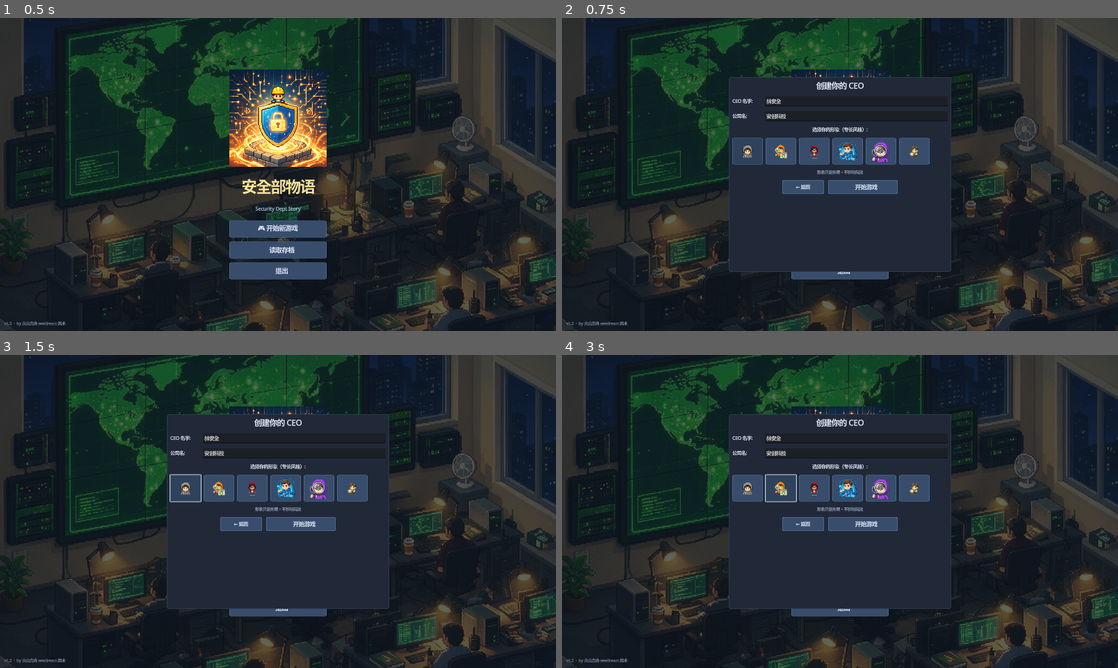
Above: before the commit, frames 1-4 (two rows, left to right).
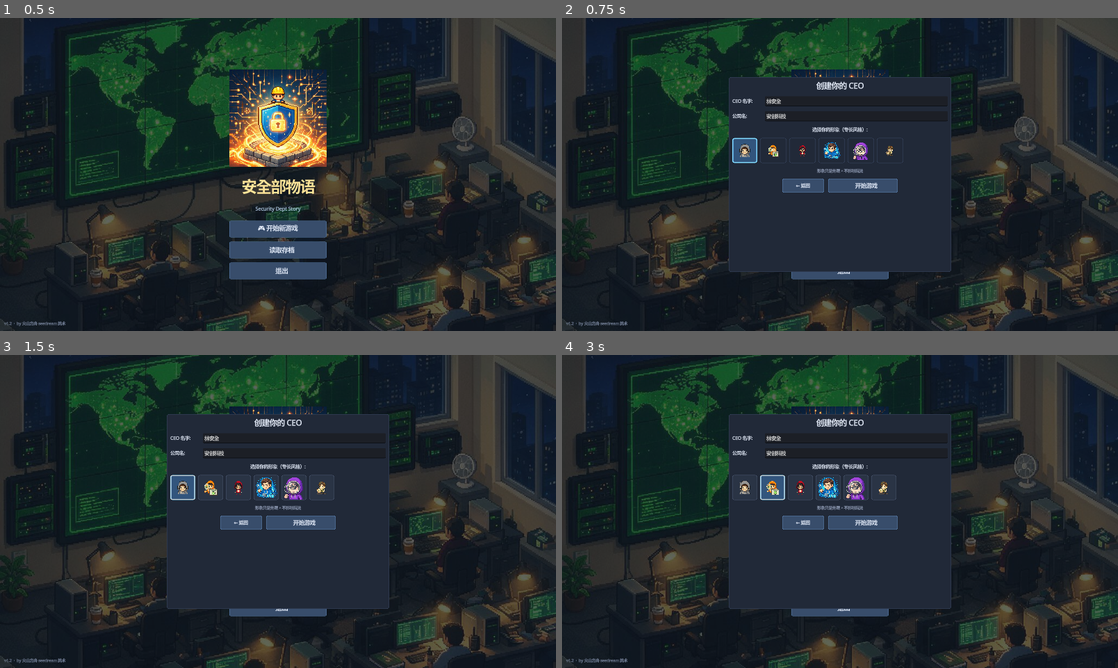
Above: after the commit, the same moments.

Repository: ShokouP/Game-network-safety-monogatari
Game: Godot game, scene res://scenes/main_menu.tscn
Two runs of this game, one before a commit and one after it. Both use one fixed random seed, a clock stepped at 60 frames per second and the inputs below.
Inputs (mouse positions are in pixels of both pictures, inside the frame that each line leads up to):
- Up to frame 1 (0.5 s): no input
- Up to frame 2 (0.75 s): click "🎮 开始新游戏" at 0.5 s
- Up to frame 3 (1.5 s): click (183, 489) at 1.27 s
- Up to frame 4 (3 s): click (745, 486) at 2.02 s; click (778, 489) at 2.77 s

Frame 1 is identical in both runs. In frame 2, 3.3% of the frame differs, in the area x 30-67%, y 38-57%; in frame 3, 3.3%; in frame 4, 3.2%.

Commit message:
fix: CEO 形象选择改为 TextureRect + 透明 Button
原 Button.icon 在 72x72 按钮里显示太小看不清。
改为 PanelContainer 容器：TextureRect 显示头像 + 全尺寸透明 Button 处理点击，
选中项加蓝色高亮边框。

Diff:
--- a/scripts/main_menu.gd
+++ b/scripts/main_menu.gd
@@ -46,23 +46,49 @@
 		c.queue_free()
 	for i in range(AVATAR_KEYS.size()):
 		var key: String = AVATAR_KEYS[i]
-		var btn := Button.new()
-		btn.custom_minimum_size = Vector2(72, 72)
+		# 容器：TextureRect 显示头像，Button 透明覆盖处理点击
+		var container := PanelContainer.new()
+		container.custom_minimum_size = Vector2(72, 72)
+		var tex := TextureRect.new()
+		tex.expand_mode = TextureRect.EXPAND_FIT_WIDTH_PROPORTIONAL
+		tex.stretch_mode = TextureRect.STRETCH_KEEP_ASPECT_CENTERED
+		tex.texture_filter = CanvasItem.TEXTURE_FILTER_NEAREST
 		var tex_path := "res://assets/sprites/employees/%s_64_transparent.png" % key
 		if ResourceLoader.exists(tex_path):
-			btn.icon = load(tex_path)
+			tex.texture = load(tex_path)
+		container.add_child(tex)
+		var btn := Button.new()
+		btn.flat = true
+		btn.set_anchors_and_offsets_preset(Control.PRESET_FULL_RECT)
 		btn.toggle_mode = true
-		btn.pressed.connect(_on_avatar_selected.bind(i, btn))
-		avatar_grid.add_child(btn)
+		btn.pressed.connect(_on_avatar_selected.bind(i, container))
+		container.add_child(btn)
+		container.set_meta("avatar_id", i)
+		avatar_grid.add_child(container)
 		if i == 0:
 			btn.button_pressed = true
+			_highlight_avatar(container, true)
 
-func _on_avatar_selected(id: int, btn: Button) -> void:
+func _highlight_avatar(container: PanelContainer, selected: bool) -> void:
+	var style := StyleBoxFlat.new()
+	if selected:
+		style.bg_color = Color(0.3, 0.6, 0.9, 0.4)
+		style.border_color = Color(0.5, 0.85, 1.0)
+		style.set_border_width_all(3)
+	else:
+		style.bg_color = Color(0.2, 0.25, 0.32, 0.5)
+		style.border_color = Color(0.3, 0.35, 0.45)
+		style.set_border_width_all(1)
+	style.corner_radius_top_left = 6
+	style.corner_radius_top_right = 6
+	style.corner_radius_bottom_right = 6
+	style.corner_radius_bottom_left = 6
+	container.add_theme_stylebox_override("panel", style)
+
+func _on_avatar_selected(id: int, container: PanelContainer) -> void:
 	selected_avatar_id = id
 	for c in avatar_grid.get_children():
-		if c is Button and c != btn:
-			c.button_pressed = false
-	btn.button_pressed = true
+		_highlight_avatar(c, c == container)
 
 func _on_new_game() -> void:
 	ceo_create_panel.visible = true
